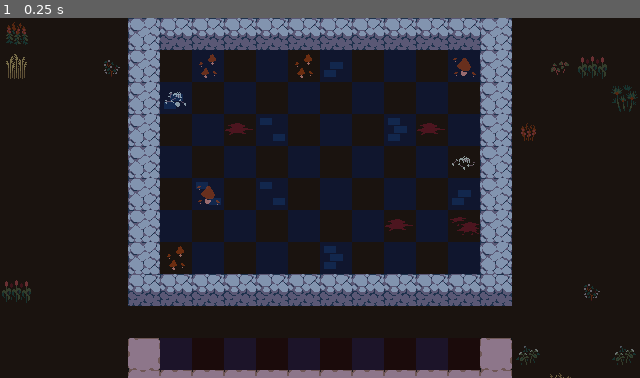
Above: before the commit, frame 1.
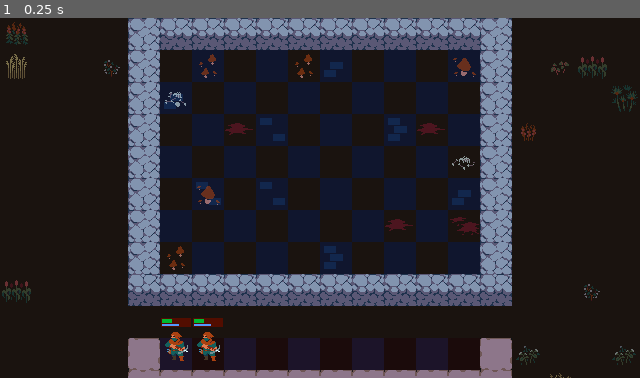
Above: after the commit, the same moment.

Repository: MagnusLucas/Autobattler
Game: Godot game, scene res://scenes/arena/arena.tscn
The game is run twice, just before and just after one commit, with the same random seed, the same clock (stepped at 60 frames per second) and the same inputs.
Inputs:
- Up to frame 1 (0.25 s): no input

The runs differ from the first frame. In frame 1, 0.5% of the frame differs, in the area x 25-35%, y 83-96%.

Commit message:
Fixed some bugs

Diff:
--- a/components/drag_and_drop.gd
+++ b/components/drag_and_drop.gd
@@ -21,9 +21,13 @@
 	if dragging and target:
 		target.global_position = target.get_global_mouse_position() + offset
 
+# Doesn't require mouse over area2d
 func _input(event: InputEvent) -> void:
-	if dragging and event.is_action_pressed("cancel_drag"):
-		_cancel_dragging()
+	if dragging:
+		if event.is_action_released("select"):
+			_drop()
+		elif event.is_action("cancel_drag"):
+			_cancel_dragging()
 
 func _end_dragging() -> void:
 	dragging = false
@@ -33,7 +37,7 @@
 
 func _cancel_dragging() -> void:
 	_end_dragging()
-	target.position = starting_position
+	target.global_position = starting_position
 	drag_canceled.emit(starting_position)
 
 func _start_dragging() -> void:
@@ -48,6 +52,7 @@
 	_end_dragging()
 	dropped.emit(starting_position)
 
+# Does require mouse over area2d
 func _on_target_input_event(_viewport: Node, event: InputEvent) -> void:
 	if not enabled or not target:
 		return
@@ -60,7 +65,3 @@
 
 	if event.is_action_pressed("select") and not dragging:
 		_start_dragging()
-	elif event.is_action_released("select") and dragging:
-		_drop()
-	elif event.is_action("cancel_drag") and dragging:
-		_cancel_dragging()
--- a/project.godot
+++ b/project.godot
@@ -41,3 +41,4 @@
 textures/canvas_textures/default_texture_filter=0
 renderer/rendering_method="gl_compatibility"
 renderer/rendering_method.mobile="gl_compatibility"
+2d/snap/snap_2d_transforms_to_pixel=true
--- a/scenes/arena/arena.tscn
+++ b/scenes/arena/arena.tscn
@@ -1,8 +1,9 @@
-[gd_scene load_steps=7 format=4 uid="uid://c24y8ypfrbqwp"]
+[gd_scene load_steps=8 format=4 uid="uid://c24y8ypfrbqwp"]
 
 [ext_resource type="TileSet" uid="uid://cmrosufv4r0kx" path="res://scenes/arena/tileset.tres" id="1_1qjuf"]
 [ext_resource type="Script" uid="uid://bkkrsmssvidqb" path="res://scenes/arena/arena.gd" id="1_5tue2"]
 [ext_resource type="Texture2D" uid="uid://mbxv0ayrsu3d" path="res://assets/sprites/star_particle.png" id="2_8trdl"]
+[ext_resource type="PackedScene" uid="uid://ck174r8616p3u" path="res://scenes/unit/unit.tscn" id="4_aj7ud"]
 
 [sub_resource type="Curve" id="Curve_5tue2"]
 _data = [Vector2(0.06842105, 0), 0.0, 0.0, 0, 0, Vector2(0.3, 1), 0.0, 0.0, 0, 0, Vector2(0.8789474, 1), 0.0, 0.0, 0, 0, Vector2(1, 0), 0.0, 0.0, 0, 0]
@@ -79,3 +80,8 @@
 
 [node name="Highlight" type="TileMapLayer" parent="Bench"]
 tile_set = ExtResource("1_1qjuf")
+
+[node name="Unit" parent="Bench" instance=ExtResource("4_aj7ud")]
+
+[node name="Unit2" parent="Bench" instance=ExtResource("4_aj7ud")]
+position = Vector2(32, 0)
